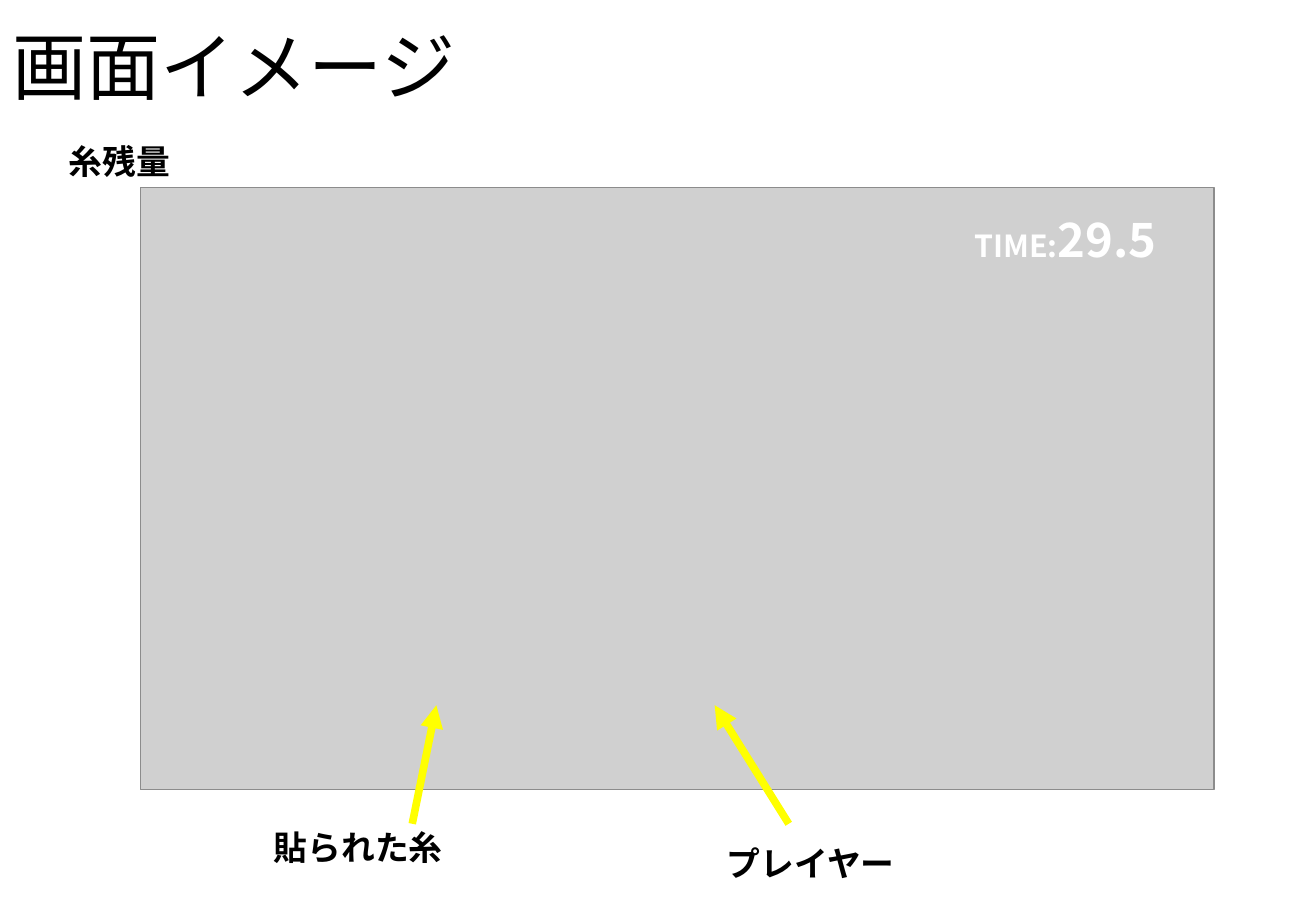
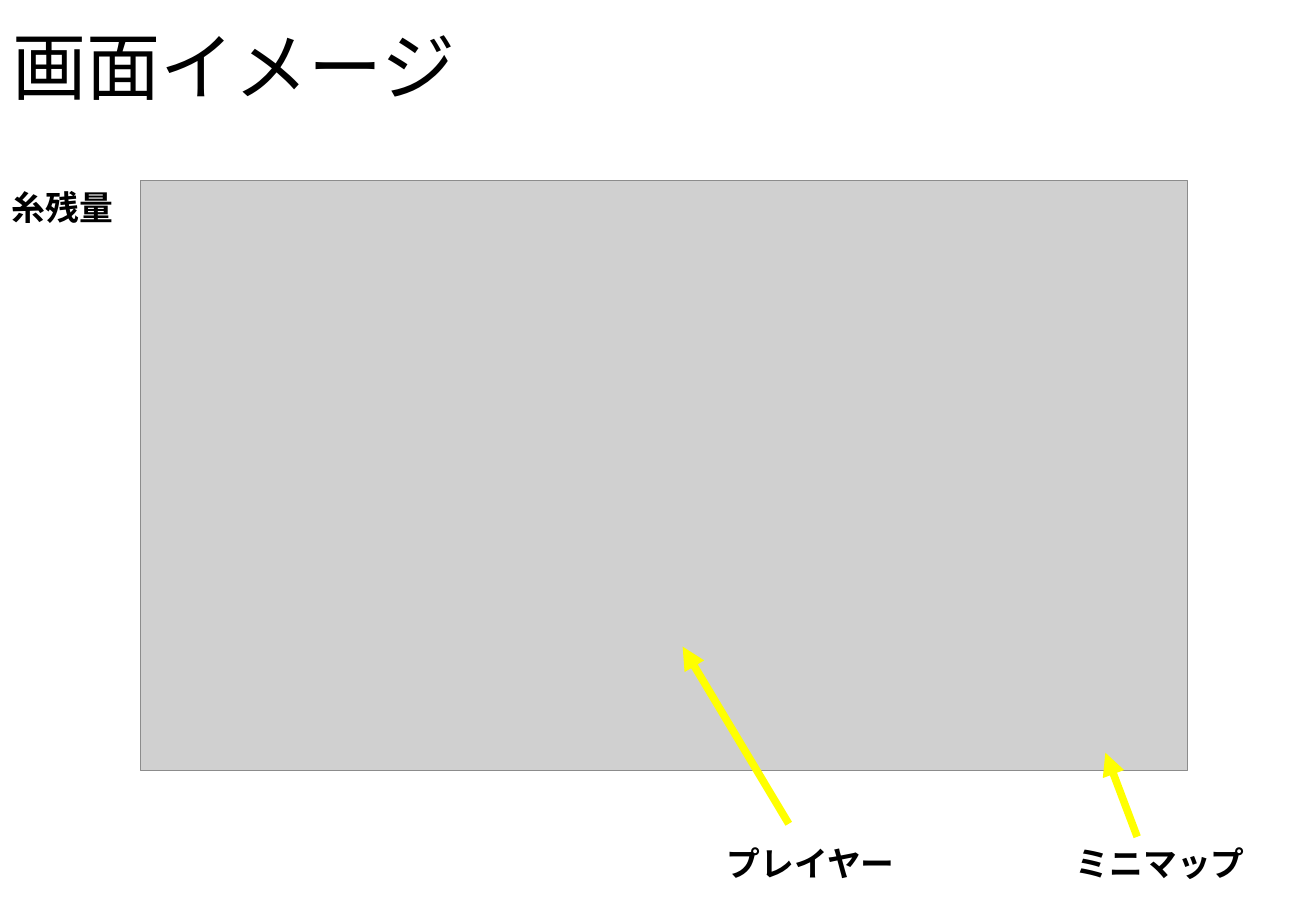
Before and after one commit to NHGC20172H02/PL, a slide deck: slide 4 of 企画や仕様(統合用)/String Territory(修正版).pptx. Drawn at 1316x911 pixels with LibreOffice and Linux fonts; fonts in the diff are those of the drawing; grey boxes stand for pictures; background and template pictures are left out. Boxes give left, top, right and bottom in pixels: in the first picture for what was removed or moved away, otherwise in the second. Text is boxed around its words. In the diff, an @@ line names an element or a change of style, - is before the commit and + after.

```diff
--- a/企画や仕様(統合用)/String Territory(修正版).pptx
+++ b/企画や仕様(統合用)/String Territory(修正版).pptx
@@ text "糸残量": place and size @@
-text "糸残量" at <box>69,145,170,177</box>
+text "糸残量" at <box>12,191,113,223</box>
@@ picture: place and size @@
-picture at <box>140,187,1214,790</box>
+picture at <box>140,181,1187,772</box>
@@ text removed at <box>974,223,1157,257</box> @@
-TIME:29.5
@@ arrow moved from (789, 824) - (715, 706) to (789, 824) - (683, 646) @@
@@ arrow removed from (412, 824) to (436, 706) @@
@@ arrow added from (1137, 837) to (1106, 753), #FFFF00 4.5 pt @@
@@ text removed at <box>274,831,443,863</box> @@
-貼られた糸
@@ text added at <box>1076,847,1245,879</box>, 20 pt, text #000000, bold @@
+ミニマップ
```
Also in this commit, not shown: 6 other slides changed, 8 other files.
